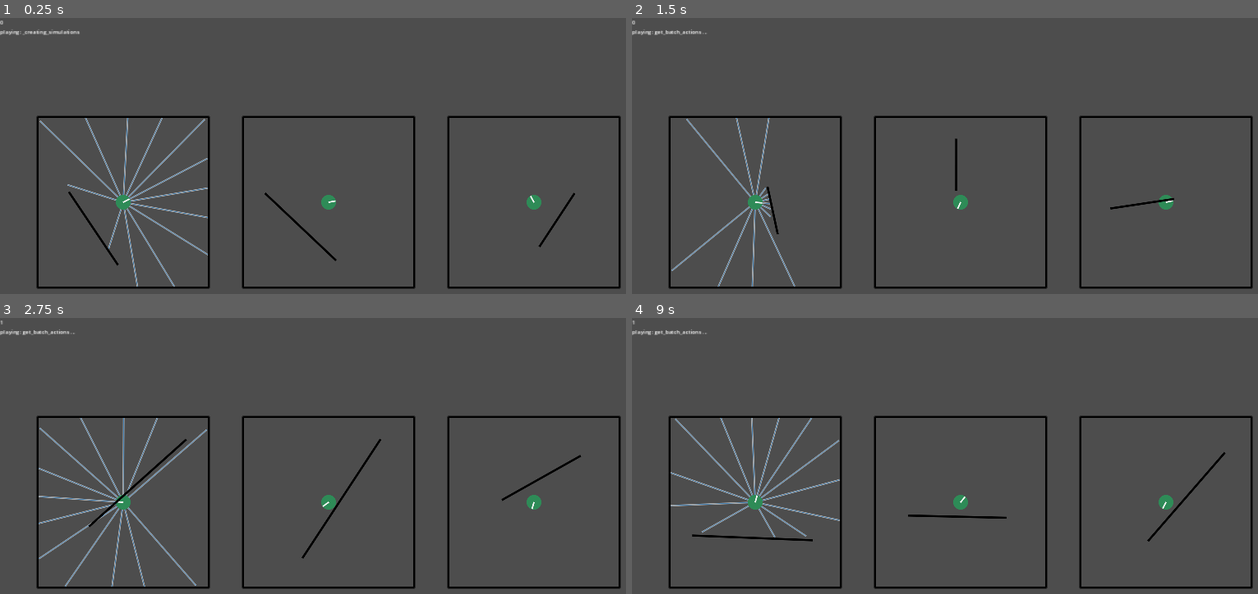
Above: before the commit, frames 1-4 (two rows, left to right).
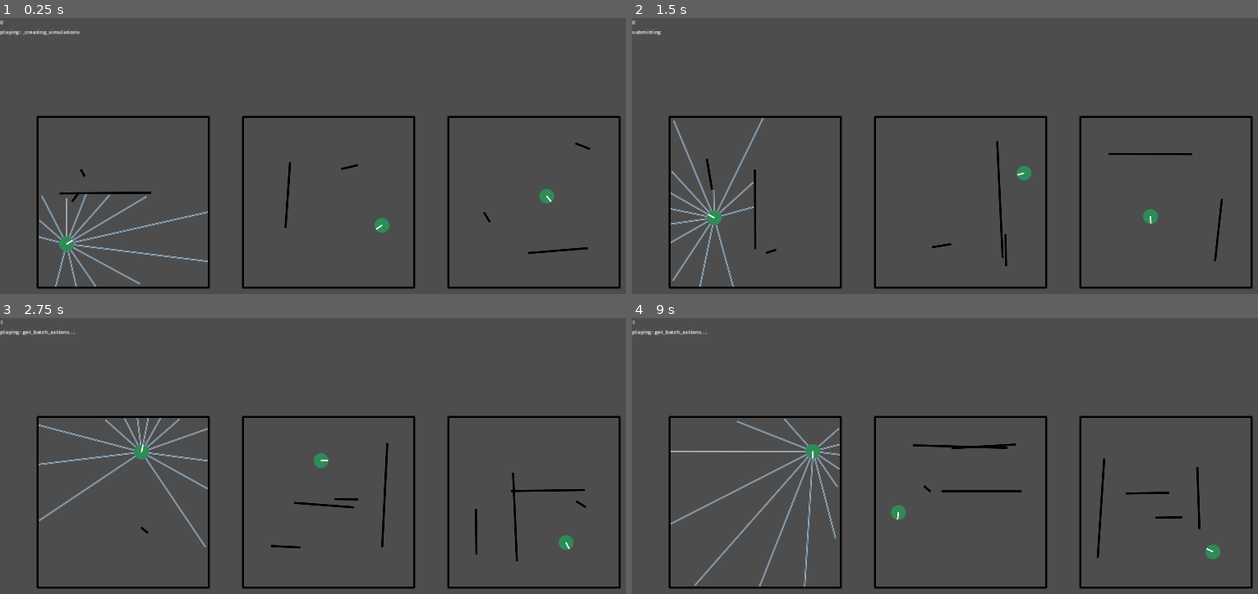
Above: after the commit, the same moments.

Repository: stokatyan/godot-ai
Game: Godot game, scene res://ZombieGame/ZGEnv.tscn
Same seed, same stepped clock (60 frames per second), same inputs: the game is played once before the commit and once after it.
Inputs:
- Up to frame 1 (0.25 s): no input
- Up to frame 2 (1.5 s): tap Enter at 0.5 s; hold D 0.53-1.28 s; tap Space at 0.6, 0.77, 1.07 s; hold S from 1.28 s (still down); tap 2 at 1.35 s
- Up to frame 3 (2.75 s): tap Space at 1.52, 1.55, 1.82, 2.3 s; release S at 2.03 s; hold D from 2.03 s (still down); tap 3 at 2.1 s
- Up to frame 4 (9 s): tap Space at 2.75, 3.02, 3.05, 3.32, 3.77, 3.8, 4.07, 4.25, 4.52, 4.55, 4.82, 5.3, 5.75, 6.02, 6.05, 6.32, 6.77, 6.8, 7.07, 7.52, 7.55, 7.82, 8.1 s; release D at 2.78 s; hold Up 2.78-3.53 s; tap O at 2.85 s; tap Enter at 3.5, 5 s; hold Enter 3.53-4.28 s; hold A 3.53-5.03 s; tap 7 at 4.35 s; hold S 5.03-5.78 s; hold 8 5.03-5.78 s; hold D 5.78-6.53 s; tap 9 at 5.85 s; hold Up 6.53-7.28 s; hold 0 6.53-7.28 s; hold D 7.28-8.03 s; tap Shift at 7.35 s; hold S 8.03-8.78 s; hold A from 8.78 s (still down); tap 2 at 8.85 s

The runs differ from the first frame. In frame 1, 3.1% of the frame differs, in the area x 6-95%, y 36-98%; in frame 2, 2.8%; in frame 3, 3.6%; in frame 4, 3.7%.
Error in both runs: Cannot call method 'poll' on a null value. (res://AI/AIServerTCP.gd:40)

Commit message:
ready to add zombie

Diff:
--- a/godot-ai-client/AI/AIRunner.gd
+++ b/godot-ai-client/AI/AIRunner.gd
@@ -37,7 +37,7 @@
 	if key_input.echo or key_input.is_released():
 		return
 	match key_input.keycode:
-		KEY_SPACE:
+		KEY_EQUAL:
 			if _is_loop_training:
 				return
 			_one_step()
--- a/godot-ai-client/ZombieGame/ZGSimulation.gd
+++ b/godot-ai-client/ZombieGame/ZGSimulation.gd
@@ -215,24 +215,34 @@
 		# Free the body RID
 		PhysicsServer2D.free_rid(body)
 
-	_inner_wall_bodies = []
-
 	_actions_taken = 0
 	var max_p = _map_radius * 0.75
 	var p_hero = Vector2.ZERO
-	var wall_segment = Rect2(randf_range(-max_p , max_p), randf_range(-max_p , max_p), randf_range(-max_p , max_p), randf_range(-max_p , max_p))
-
-	while wall_segment.position.distance_to(wall_segment.size) < max_p * 0.75:
-		wall_segment = Rect2(randf_range(-max_p , max_p), randf_range(-max_p , max_p), randf_range(-max_p , max_p), randf_range(-max_p , max_p))
-
-	var inner_wall = _add_wall(wall_segment)
-	_inner_wall_bodies.append(inner_wall)
-
-	var is_done = true
+
+
+	for i in range(0, randi_range(1, 4)):
+		var p1 = Vector2(randf_range(-max_p, max_p), randf_range(-max_p, max_p))
+		var p2 = Vector2()
+		if randi() % 2 == 0: # Random choice
+			# Vertical line
+			p2 = Vector2(p1.x + randf_range(-20, 20), randf_range(-max_p, max_p))
+		else:
+			# Horizontal line
+			p2 = Vector2(randf_range(-max_p, max_p), p1.y + randf_range(-20, 20))
+
+		if p1.distance_to(p2) < 20:
+			continue
+
+		var wall_segment = Rect2(p1.x, p1.y, p2.x, p2.y)
+
+		var inner_wall = _add_wall(wall_segment)
+		_inner_wall_bodies.append(inner_wall)
+
+	var is_done = false
 	while !is_done:
 		await physics_update
 
-		p_hero = Vector2.ZERO
+		p_hero = Vector2(randf_range(-max_p , max_p), randf_range(-max_p , max_p))
 
 		var t_hero = Transform2D(0, p_hero)
 		var temp_hero_body = PhysicsServer2D.body_create()
@@ -243,9 +253,10 @@
 		PhysicsServer2D.body_set_space(temp_hero_body, _physics_space)
 		PhysicsServer2D.body_set_collision_layer(temp_hero_body, _hero_layer)
 
-		var result = _get_collision_points(temp_hero_shape, t_hero, _agents[0]._radius * 2, _wall_layer)
+		var result: Array[Vector2] = _get_collision_points(temp_hero_shape, t_hero, _agents[0]._radius * 2, _wall_layer)
 
 		if result.is_empty():
+			is_done = true
 			break
 
 	_agents[0].set_transform(p_hero, randf_range(-PI, PI))
